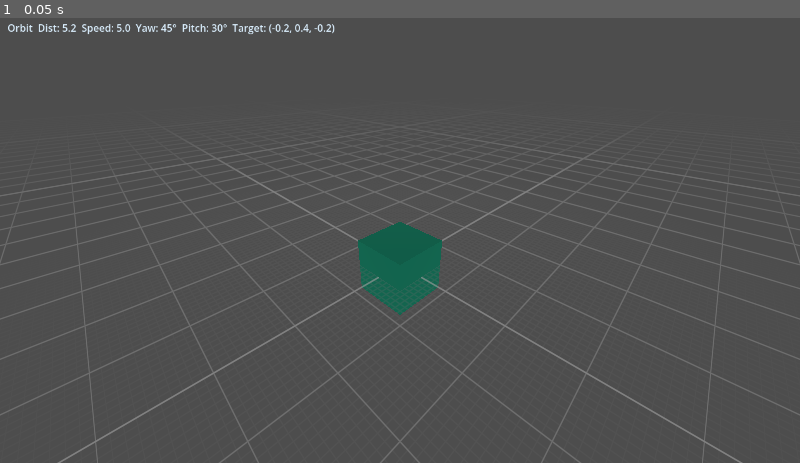
Above: before the commit, frame 1.
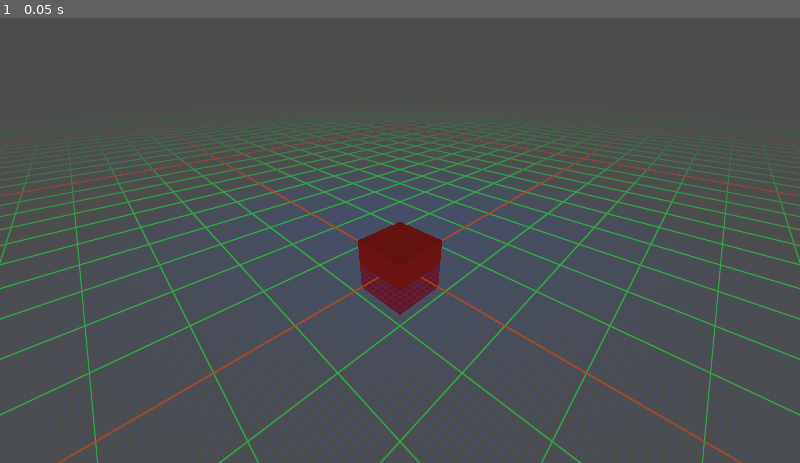
Above: after the commit, the same moment.

Repository: hardalex/godot-infinite-grid
Game: Godot game, scene res://examples/scene-3d.tscn
Same seed, same stepped clock (60 frames per second), same inputs: the game is played once before the commit and once after it.
Inputs:
- Up to frame 1 (0.05 s): no input

The runs differ from the first frame. In frame 1, 11% of the frame differs, in the area x 0-100%, y 1-100%.

Commit message:
feat(examples): add screenshot capture utility and media assets

Diff:
--- a/examples/scene-2d.tscn
+++ b/examples/scene-2d.tscn
@@ -3,11 +3,14 @@
 [ext_resource type="Script" uid="uid://c0bx52fukurxv" path="res://examples/scene-2d.gd" id="1"]
 [ext_resource type="PackedScene" path="res://addons/infinite_grid/infinite_grid_2d.tscn" id="2"]
 [ext_resource type="Texture2D" uid="uid://b3a01134n5mrn" path="res://examples/logo-128.svg" id="3"]
+[ext_resource type="PackedScene" path="res://examples/screenshot_capture.tscn" id="4"]
 
 [node name="InfiniteGrid2DExample" type="Node2D" unique_id=1304486454]
 script = ExtResource("1")
 
 [node name="Camera2D" type="Camera2D" parent="." unique_id=321344781]
+
+[node name="ScreenshotCapture" parent="." unique_id=993006740 instance=ExtResource("4")]
 
 [node name="Logo" type="Sprite2D" parent="." unique_id=1903704007]
 texture = ExtResource("3")
@@ -19,6 +22,7 @@
 
 [node name="UI" type="CanvasLayer" parent="." unique_id=1243590999]
 layer = 100
+visible = false
 
 [node name="InfoLabel" type="Label" parent="UI" unique_id=2094487997]
 offset_left = 12.0
--- a/examples/scene-3d.tscn
+++ b/examples/scene-3d.tscn
@@ -4,11 +4,12 @@
 [ext_resource type="PackedScene" path="res://examples/free_camera.tscn" id="2"]
 [ext_resource type="PackedScene" uid="uid://c347shudmgc4c" path="res://addons/infinite_grid/infinite_grid_3d.tscn" id="3"]
 [ext_resource type="Texture2D" uid="uid://b3a01134n5mrn" path="res://examples/logo-128.svg" id="4_aqquj"]
+[ext_resource type="PackedScene" path="res://examples/screenshot_capture.tscn" id="5"]
 
 [sub_resource type="BoxMesh" id="BoxMesh_cube"]
 
 [sub_resource type="StandardMaterial3D" id="StandardMaterial3D_cube"]
-albedo_color = Color(0, 0.59767914, 0.46180207, 1)
+albedo_color = Color(0.63888407, 2.1057203e-06, 4.813075e-08, 1)
 
 [node name="InfiniteGridExample" type="Node3D" unique_id=1738472960]
 script = ExtResource("1")
@@ -17,11 +18,14 @@
 transform = Transform3D(0.70710677, -0.35355338, 0.61237246, 0, 0.8660254, 0.5, -0.70710677, -0.35355338, 0.61237246, 3, 3, 3)
 initial_distance = 5.196
 
+[node name="ScreenshotCapture" parent="." unique_id=942421786 instance=ExtResource("5")]
+
 [node name="DirectionalLight3D" type="DirectionalLight3D" parent="." unique_id=1673496728]
 transform = Transform3D(0.70710677, -0.35355338, 0.61237246, 0, 0.8660254, 0.5, -0.70710677, -0.35355338, 0.61237246, 15.312704, 12.50277, 15.312704)
 light_energy = 0.6
 
 [node name="InfiniteGrid3D" parent="." unique_id=605528562 instance=ExtResource("3")]
+debug_lod_colors = true
 
 [node name="Cube" type="MeshInstance3D" parent="." unique_id=2110000001]
 mesh = SubResource("BoxMesh_cube")
@@ -33,6 +37,7 @@
 texture = ExtResource("4_aqquj")
 
 [node name="UI" type="CanvasLayer" parent="." unique_id=511206701]
+visible = false
 
 [node name="InfoLabel" type="Label" parent="UI" unique_id=1485464274]
 offset_left = 12.0
--- /dev/null
+++ b/examples/screenshot_capture.gd
@@ -0,0 +1,57 @@
+extends Node
+## Captures the parent scene at 1080p when P is pressed.
+
+const SCREENSHOT_SIZE := Vector2i(1920, 1080)
+const SCREENSHOT_DIRECTORY := "res://media"
+
+var _is_capturing := false
+
+
+func _unhandled_key_input(event: InputEvent) -> void:
+  if event is InputEventKey and event.pressed and not event.echo and event.keycode == KEY_P:
+    get_viewport().set_input_as_handled()
+    _capture()
+
+
+func _capture() -> void:
+  if _is_capturing:
+    return
+
+  _is_capturing = true
+  var directory_path := ProjectSettings.globalize_path(SCREENSHOT_DIRECTORY)
+  var directory_error := DirAccess.make_dir_recursive_absolute(directory_path)
+  if directory_error != OK:
+    push_error("Could not create screenshot directory: %s" % directory_path)
+    _is_capturing = false
+    return
+
+  var parent_scene := get_parent()
+  var scene_copy := parent_scene.duplicate()
+  var capture_copy := scene_copy.get_node_or_null(parent_scene.get_path_to(self))
+  if capture_copy:
+    capture_copy.free()
+
+  var screenshot_viewport := SubViewport.new()
+  screenshot_viewport.size = SCREENSHOT_SIZE
+  screenshot_viewport.own_world_3d = true
+  screenshot_viewport.msaa_2d = get_viewport().msaa_2d
+  screenshot_viewport.msaa_3d = get_viewport().msaa_3d
+  screenshot_viewport.screen_space_aa = get_viewport().screen_space_aa
+  screenshot_viewport.use_taa = get_viewport().use_taa
+  screenshot_viewport.render_target_update_mode = SubViewport.UPDATE_DISABLED
+  add_child(screenshot_viewport)
+  screenshot_viewport.add_child(scene_copy)
+  screenshot_viewport.render_target_update_mode = SubViewport.UPDATE_ONCE
+
+  await RenderingServer.frame_post_draw
+  var timestamp := Time.get_datetime_string_from_system().replace(":", "-")
+  var path := "%s/screenshot-%s-%d.png" % [SCREENSHOT_DIRECTORY, timestamp, Time.get_ticks_msec()]
+  var save_error := screenshot_viewport.get_texture().get_image().save_png(ProjectSettings.globalize_path(path))
+  screenshot_viewport.queue_free()
+  _is_capturing = false
+
+  if save_error != OK:
+    push_error("Could not save screenshot: %s" % path)
+    return
+
+  print("Screenshot saved: %s" % ProjectSettings.globalize_path(path))
--- /dev/null
+++ b/examples/screenshot_capture.tscn
@@ -0,0 +1,6 @@
+[gd_scene load_steps=2 format=3]
+
+[ext_resource type="Script" path="res://examples/screenshot_capture.gd" id="1"]
+
+[node name="ScreenshotCapture" type="Node"]
+script = ExtResource("1")
Not shown, added: media/.gdignore
Binary file added: media/feat-center-fadewebp.webp
Binary file added: media/feat-debug-color.webp
Binary file added: media/feat-grazing-fade.webp
Binary file added: media/feat-grid-2d.webp
Binary file added: media/feat-grid-3d.webp
Binary file added: media/thumbnail.webp
